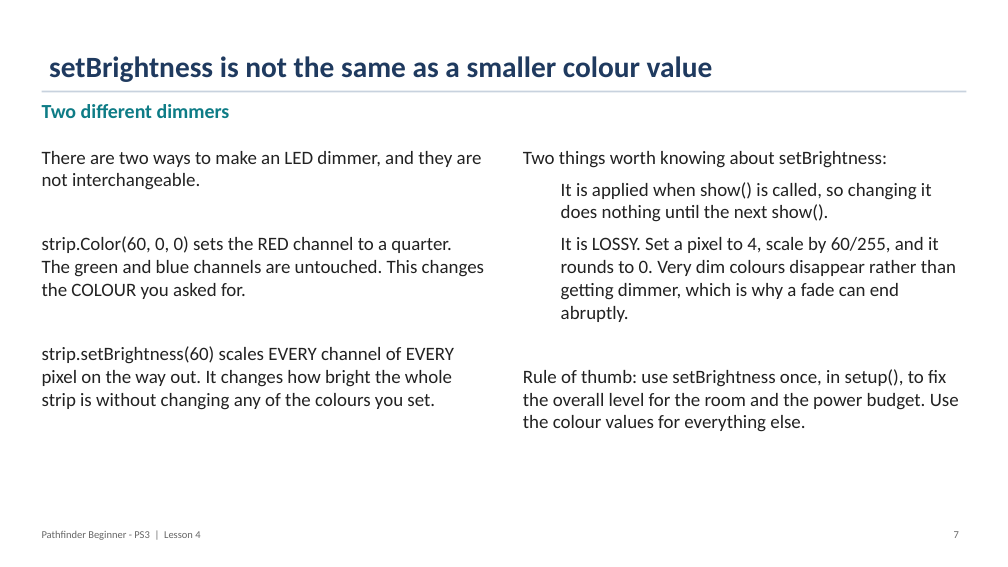
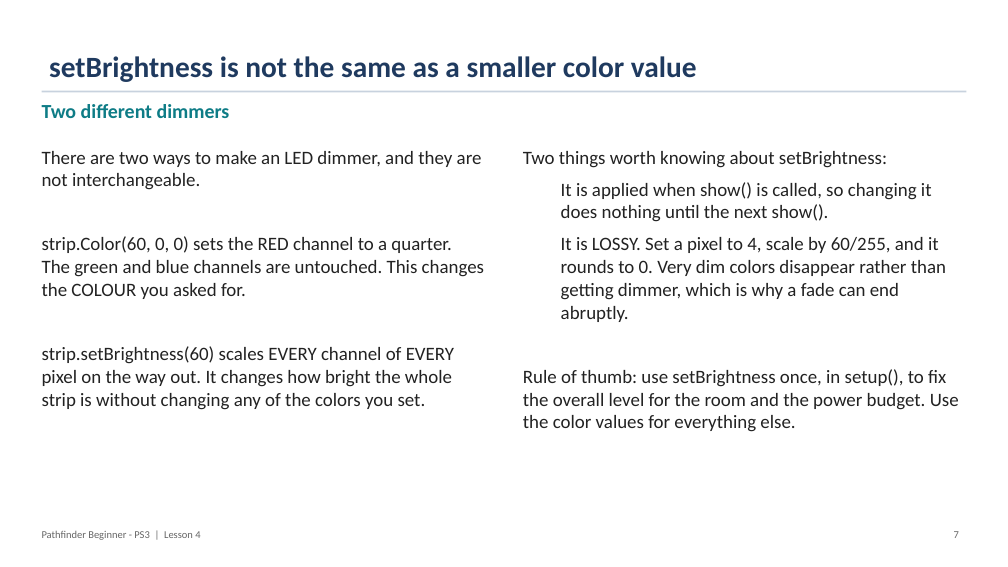
Before and after one commit to PorpoiseRobotics/porpoise-robotics, a slide deck: slide 8 of ground-vehicle/docs/courses/beginner-ps3/l4_neopixel_leds.pptx. Drawn at 1008x567 pixels with LibreOffice and Linux fonts; fonts in the diff are those of the drawing. Boxes give left, top, right and bottom in pixels: in the first picture for what was removed or moved away, otherwise in the second. Text is boxed around its words. In the diff, an @@ line names an element or a change of style, - is before the commit and + after.

```diff
--- a/ground-vehicle/docs/courses/beginner-ps3/l4_neopixel_leds.pptx
+++ b/ground-vehicle/docs/courses/beginner-ps3/l4_neopixel_leds.pptx
@@ title at (49,56,697,82): text changed @@
-setBrightness is not the same as a smaller colour value
+setBrightness is not the same as a smaller color value
@@ text at (523,237,959,432): text changed @@
-  It is LOSSY. Set a pixel to 4, scale by 60/255, and it rounds to 0. Very dim colours disappear rather than getting dimmer, which is why a fade can end abruptly.
-Rule of thumb: use setBrightness once, in setup(), to fix the overall level for the room and the power budget. Use the colour values for everything else.
+  It is LOSSY. Set a pixel to 4, scale by 60/255, and it rounds to 0. Very dim colors disappear rather than getting dimmer, which is why a fade can end abruptly.
+Rule of thumb: use setBrightness once, in setup(), to fix the overall level for the room and the power budget. Use the color values for everything else.
@@ text at (42,346,454,410): text changed @@
-strip.setBrightness(60) scales EVERY channel of EVERY pixel on the way out. It changes how bright the whole strip is without changing any of the colours you set.
+strip.setBrightness(60) scales EVERY channel of EVERY pixel on the way out. It changes how bright the whole strip is without changing any of the colors you set.
```
Also in this commit, not shown: 14 other slides changed, 58 other files.
